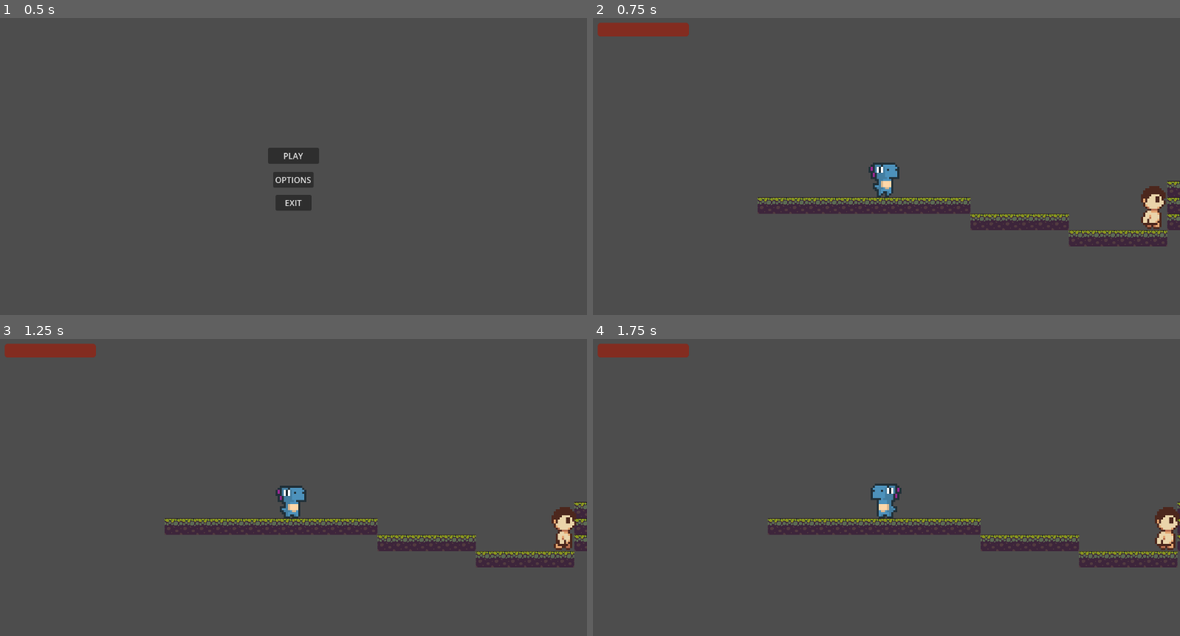
Above: before the commit, frames 1-4 (two rows, left to right).
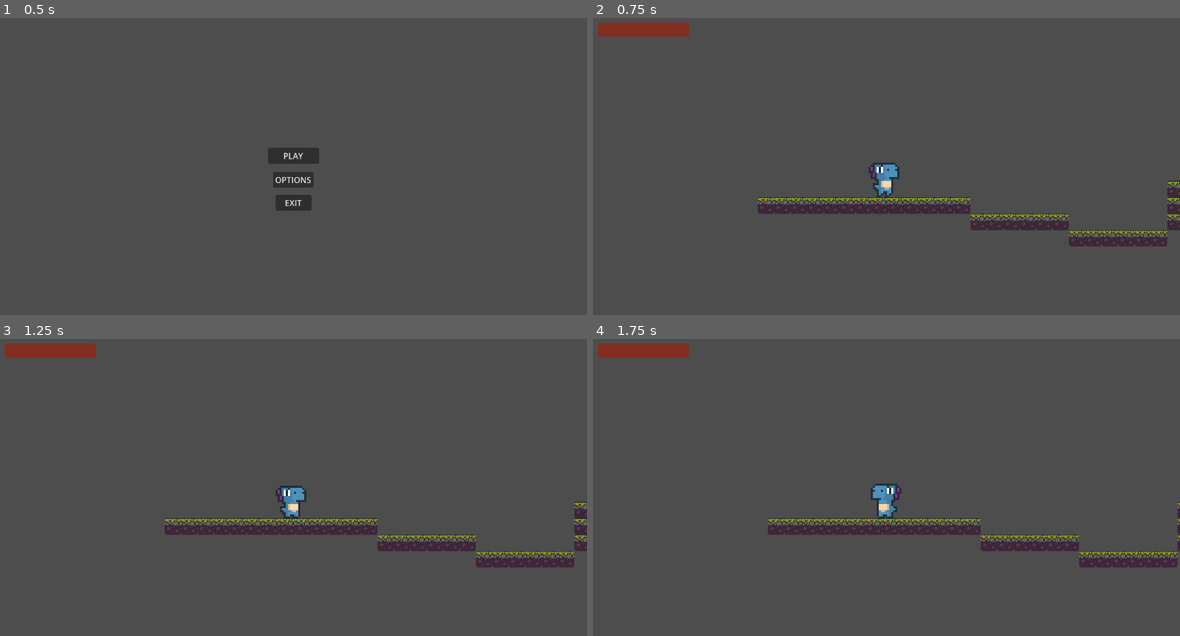
Above: after the commit, the same moments.

Repository: AnaVSSCaldeira/Godot-test
Game: Godot game, scene res://game/scenes/main_menu.tscn
Two runs of this game, one before a commit and one after it. Both use one fixed random seed, a clock stepped at 60 frames per second and the inputs below.
Inputs:
- Up to frame 1 (0.5 s): no input
- Up to frame 2 (0.75 s): click "PLAY" at 0.5 s
- Up to frame 3 (1.25 s): no input
- Up to frame 4 (1.75 s): tap A (tecla_a) at 1.35 s

Frame 1 is identical in both runs. In frame 2, 0.5% of the frame differs, in the area x 93-98%, y 56-71%; in frame 3, 0.4%; in frame 4, 0.5%.

Commit message:
Correcao de bugs

Diff:
--- a/teste/game/scenes/enemy_1.tscn
+++ b/teste/game/scenes/enemy_1.tscn
@@ -60,6 +60,7 @@
 size = Vector2(10, 21)
 
 [node name="Enemy_1" type="CharacterBody2D"]
+scale = Vector2(4, 4)
 platform_wall_layers = 1
 script = ExtResource("1_h5k7m")
 
--- a/teste/game/scenes/fase_1.tscn
+++ b/teste/game/scenes/fase_1.tscn
@@ -28,8 +28,7 @@
 tile_set = SubResource("TileSet_6wmov")
 
 [node name="Enemy2" parent="." instance=ExtResource("4_qo6p8")]
-position = Vector2(989, 416)
+position = Vector2(1314, 268)
 
-[node name="Enemy_1" parent="." instance=ExtResource("5_5o5pb")]
-position = Vector2(733, 502)
-scale = Vector2(4, 4)
+[node name="Enemy_1" parent="." instance=ExtResource("5_tpu2l")]
+position = Vector2(815, 404)
Not shown: 1 places in teste/game/scenes/didi.tscn that only renumber resources
Not shown: 1 places in teste/game/scenes/enemy_1.tscn that only renumber resources
Not shown: 1 places in teste/game/scenes/fase_1.tscn that only renumber resources
